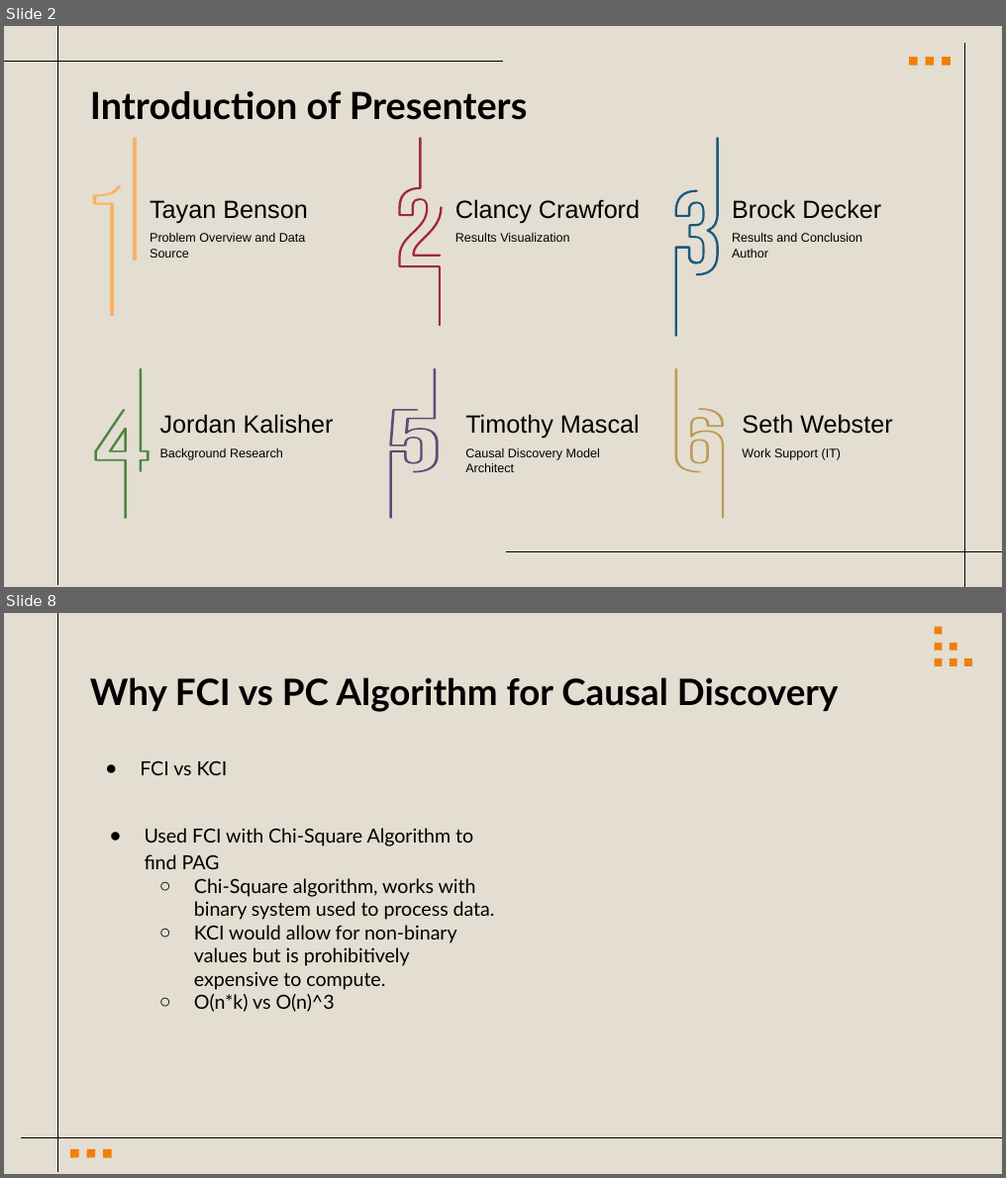
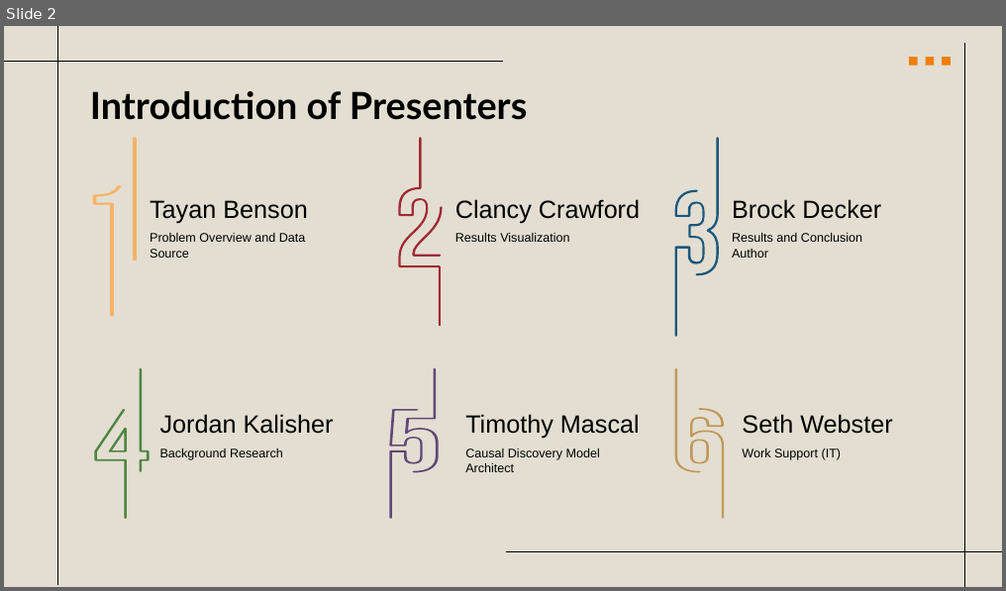
Before and after one commit to clancy-crawford/clancy-crawford.github.io, a slide deck: Projects/Lethal_Aviation_Accidents/MA_505_Final_Presentation.pptx. Shown one above the other, each under a label of ours: slides 2 and 8 before the commit, slide 2 after it; the slides between them are not shown. The pictures are 1006x1178 and 1006x591 pixels, drawn with LibreOffice and Linux fonts; fonts in the diff are those of the drawing. Boxes give left, top, right and bottom in pixels: in the first picture for what was removed or moved away, otherwise in the second. Text is boxed around its words. In the diff, an @@ line names an element or a change of style, - is before the commit and + after.

```diff
--- a/Projects/Lethal_Aviation_Accidents/MA_505_Final_Presentation.pptx
+++ b/Projects/Lethal_Aviation_Accidents/MA_505_Final_Presentation.pptx
@@ slide 8 removed at [4,613,1002,1174], background #E3DED1; not listed: 1 template element that a slide beside it also shows @@
@@ group removed at [66,623,976,1162]: 9 freeform shapes @@
@@ title removed at [90,677,839,712] @@
-Why FCI vs PC Algorithm for Causal Discovery
@@ text removed at [140,761,228,775] @@
-● FCI vs KCI
@@ text removed at [145,828,495,1012] @@
-● Used FCI with Chi-Square Algorithm to find PAG
-  ○ Chi-Square algorithm, works with binary system used to process data.
-  ○ KCI would allow for non-binary values but is prohibitively expensive to compute.
-  ○ O(n*k) vs O(n)^3
@@ line removed from (21, 1138) to (1002, 1138) @@
```
Also in this commit, not shown: 10 slides changed, 5 slides added, 3 other slides removed, 1 other file.
